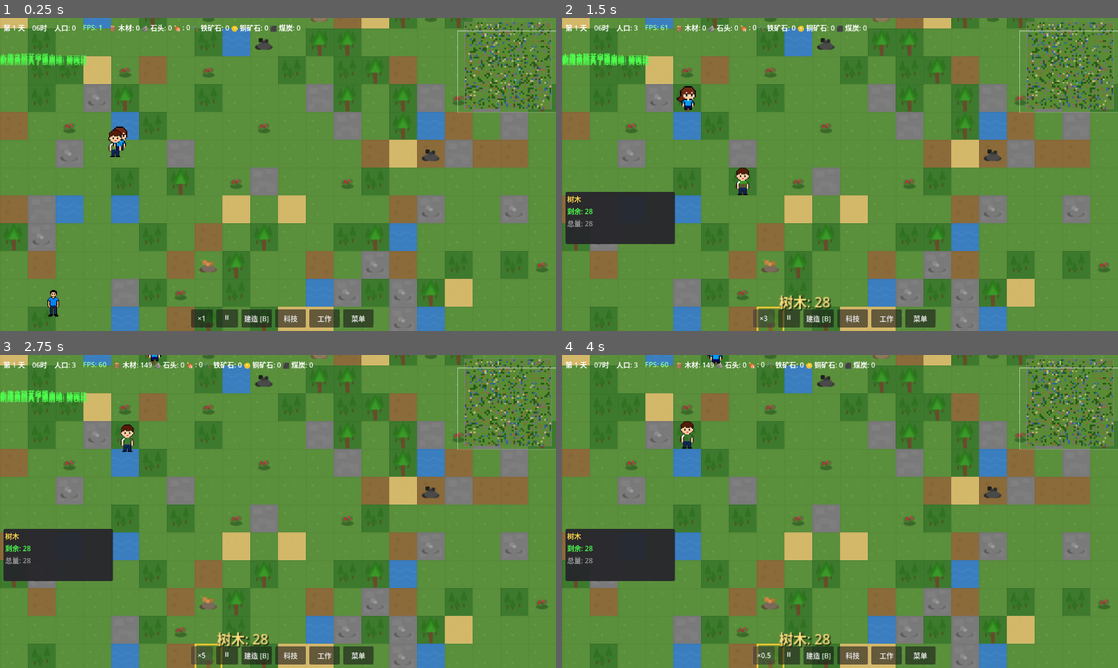
Above: before the commit, frames 1-4 (two rows, left to right).
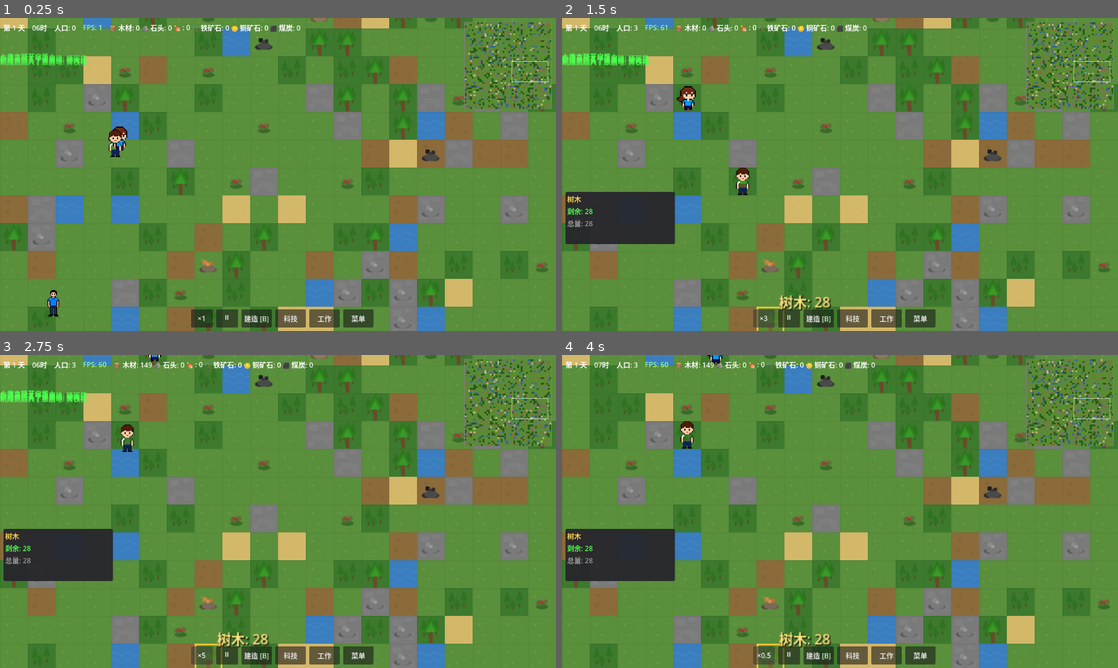
Above: after the commit, the same moments.

Repository: ZhanXuzhao/the-path-of-humanity
Game: Godot game, scene res://scenes/game.tscn
Same seed, same stepped clock (60 frames per second), same inputs: the game is played once before the commit and once after it.
Inputs:
- Up to frame 1 (0.25 s): no input
- Up to frame 2 (1.5 s): click "×1" at 0.5 s; click "×2" at 1.25 s
- Up to frame 3 (2.75 s): click "×3" at 2 s
- Up to frame 4 (4 s): click "×5" at 2.75 s; click "×10" at 3.5 s

The runs differ from the first frame. In frame 1, 0.2% of the frame differs, in the area x 82-100%, y 4-31%; in frame 2, 0.2%; in frame 3, 0.2%; in frame 4, 0.2%.

Commit message:
fix(minimap): 修正相机视口指示框计算，zoom 应为除法而非乘法
Camera2D 的 zoom > 1 时看到的世界范围变小，原代码用乘法导致
视口指示框大小和位置完全错误。改为除以 zoom 后，指示框能
准确反映实际视口。

Diff:
--- a/scripts/ui/minimap.gd
+++ b/scripts/ui/minimap.gd
@@ -255,8 +255,9 @@
 	var cam_center = _camera.position
 
 	# 视口大小（世界坐标）
-	var view_w = view_size.x * zoom.x
-	var view_h = view_size.y * zoom.y
+	# 当 zoom > 1（放大）时看到的世界范围变小，所以用除法
+	var view_w = view_size.x / zoom.x
+	var view_h = view_size.y / zoom.y
 
 	return Rect2(
 		Vector2(cam_center.x - view_w / 2.0, cam_center.y - view_h / 2.0),
